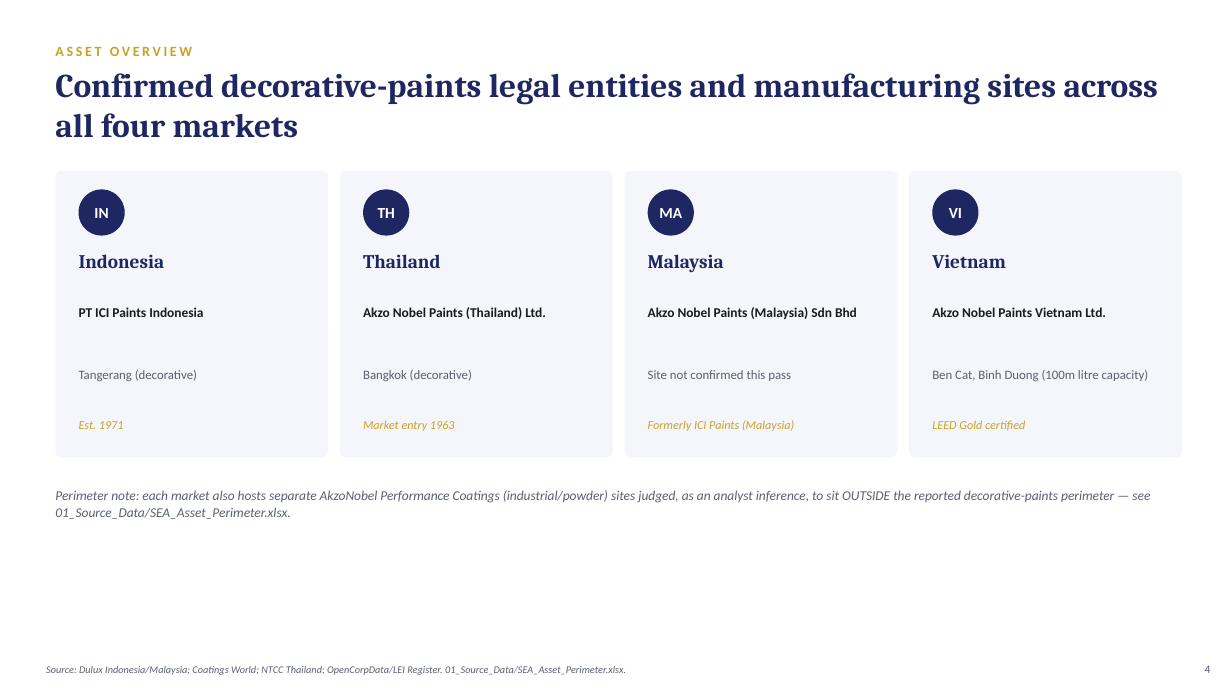
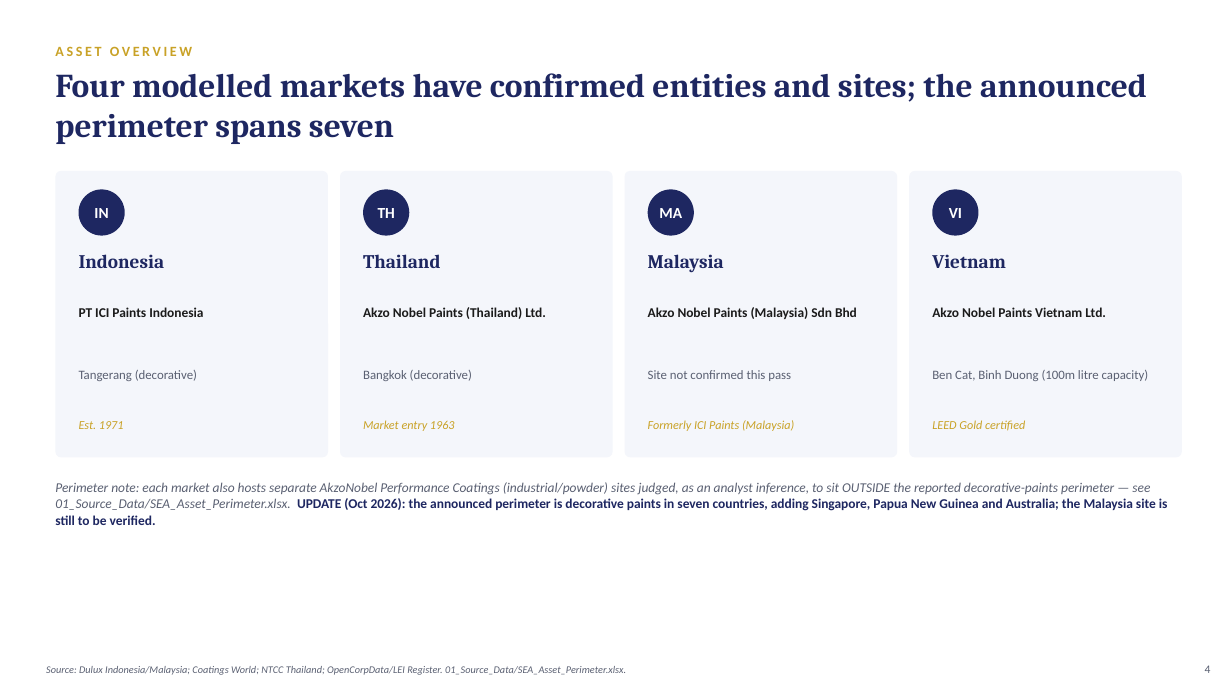
Before and after one commit to swapnilpatil8103-cell/akzonobel-project-southeast-asia-case-study, a slide deck: slide 4 of 07_Pitch_Deck/Project_Southeast_Asia_Sell_Side_Pitch.pptx. Drawn at 1232x693 pixels with LibreOffice and Linux fonts; fonts in the diff are those of the drawing. Boxes give left, top, right and bottom in pixels: in the first picture for what was removed or moved away, otherwise in the second. Text is boxed around its words. In the diff, an @@ line names an element or a change of style, - is before the commit and + after.

```diff
--- a/07_Pitch_Deck/Project_Southeast_Asia_Sell_Side_Pitch.pptx
+++ b/07_Pitch_Deck/Project_Southeast_Asia_Sell_Side_Pitch.pptx
@@ text at (x1=55, y1=73, x2=1147, y2=144): text changed @@
-Confirmed decorative-paints legal entities and manufacturing sites across all four markets
+Four modelled markets have confirmed entities and sites; the announced perimeter spans seven
@@ text at (x1=55, y1=482, x2=1168, y2=525): text changed @@
-Perimeter note: each market also hosts separate AkzoNobel Performance Coatings (industrial/powder) sites judged, as an analyst inference, to sit OUTSIDE the reported decorative-paints perimeter — see 01_Source_Data/SEA_Asset_Perimeter.xlsx.
+Perimeter note: each market also hosts separate AkzoNobel Performance Coatings (industrial/powder) sites judged, as an analyst inference, to sit OUTSIDE the reported decorative-paints perimeter — see 01_Source_Data/SEA_Asset_Perimeter.xlsx. UPDATE (Oct 2026): the announced perimeter is decorative paints in seven countries, adding Singapore, Papua New Guinea and Australia; the Malaysia site is still to be verified.
```
Also in this commit, not shown: 9 other slides changed, 2 slides added, 7 other files.
